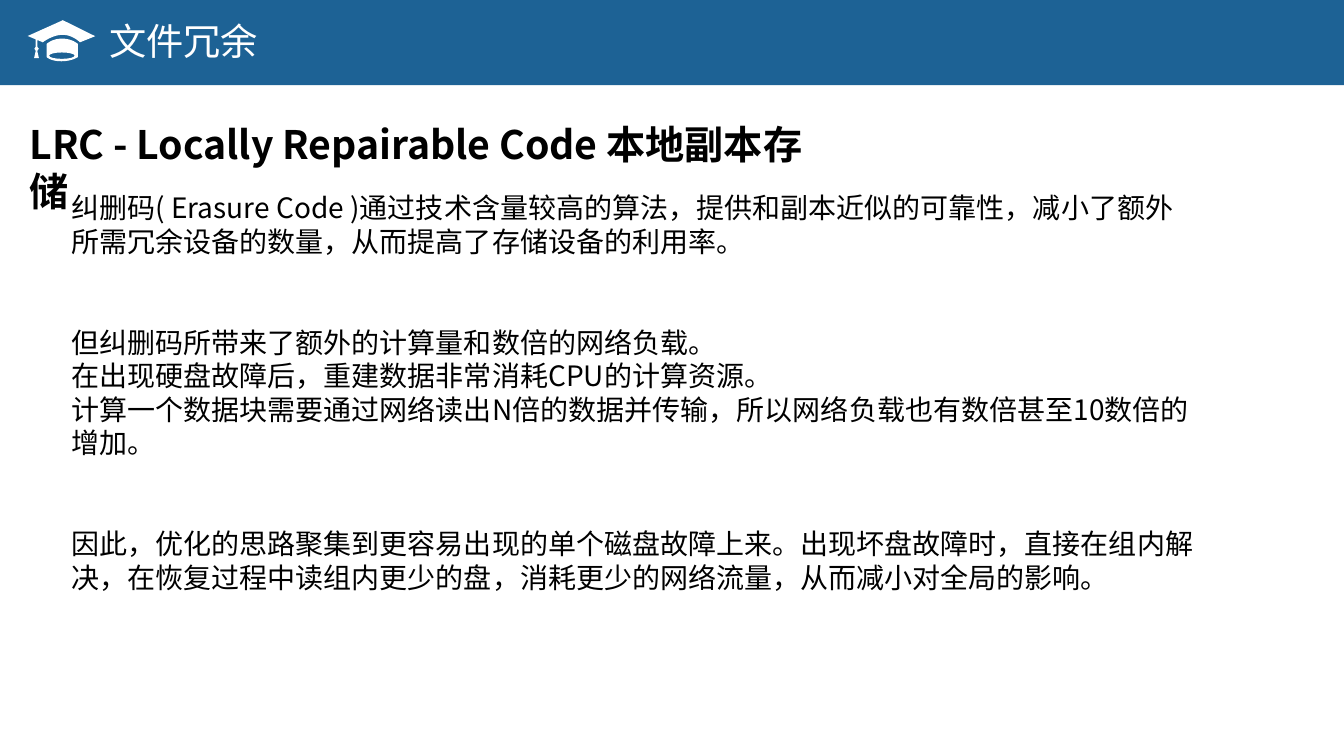
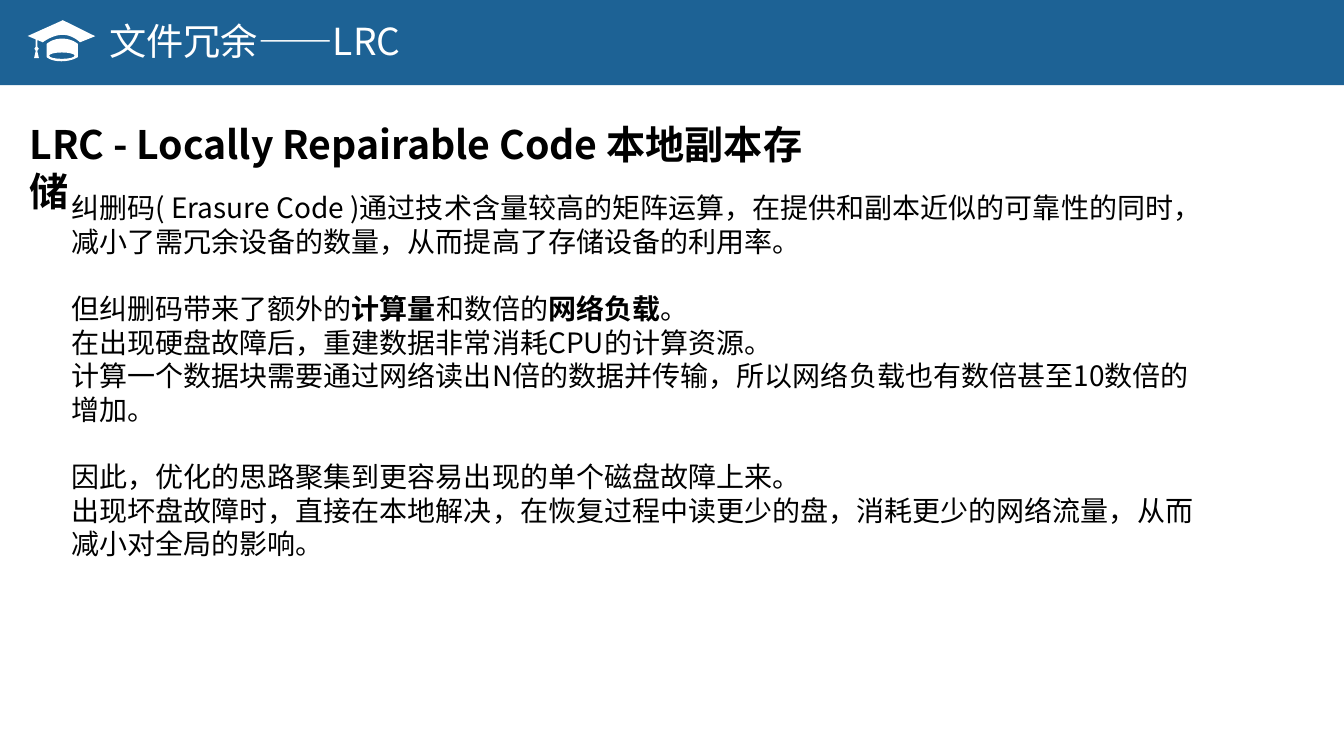
Before and after one commit to OSH-2018/X-exciting, a slide deck: slide 12 of new/结题报告.pptx (slide 15 before the commit). Drawn at 1344x756 pixels with LibreOffice and Linux fonts; fonts in the diff are those of the drawing. Boxes give left, top, right and bottom in pixels: in the first picture for what was removed or moved away, otherwise in the second. Text is boxed around its words. In the diff, an @@ line names an element or a change of style, - is before the commit and + after.

```diff
--- a/new/结题报告.pptx
+++ b/new/结题报告.pptx
@@ text at [109, 23, 400, 58]: text changed @@
-文件冗余
+文件冗余——LRC
@@ text at [71, 194, 1201, 322]: text changed @@
-纠删码( Erasure Code )通过技术含量较高的算法，提供和副本近似的可靠性，减小了额外所需冗余设备的数量，从而提高了存储设备的利用率。
-但纠删码所带来了额外的计算量和数倍的网络负载。
+纠删码( Erasure Code )通过技术含量较高的矩阵运算，在提供和副本近似的可靠性的同时，减小了需冗余设备的数量，从而提高了存储设备的利用率。
+但纠删码带来了额外的计算量和数倍的网络负载。
@@ text at [71, 463, 1193, 557]: text changed @@
-因此，优化的思路聚集到更容易出现的单个磁盘故障上来。出现坏盘故障时，直接在组内解决，在恢复过程中读组内更少的盘，消耗更少的网络流量，从而减小对全局的影响。
+因此，优化的思路聚集到更容易出现的单个磁盘故障上来。
+出现坏盘故障时，直接在本地解决，在恢复过程中读更少的盘，消耗更少的网络流量，从而减小对全局的影响。
```
Also in this commit, not shown: 10 other slides changed, 7 slides added, 4 slides removed.
